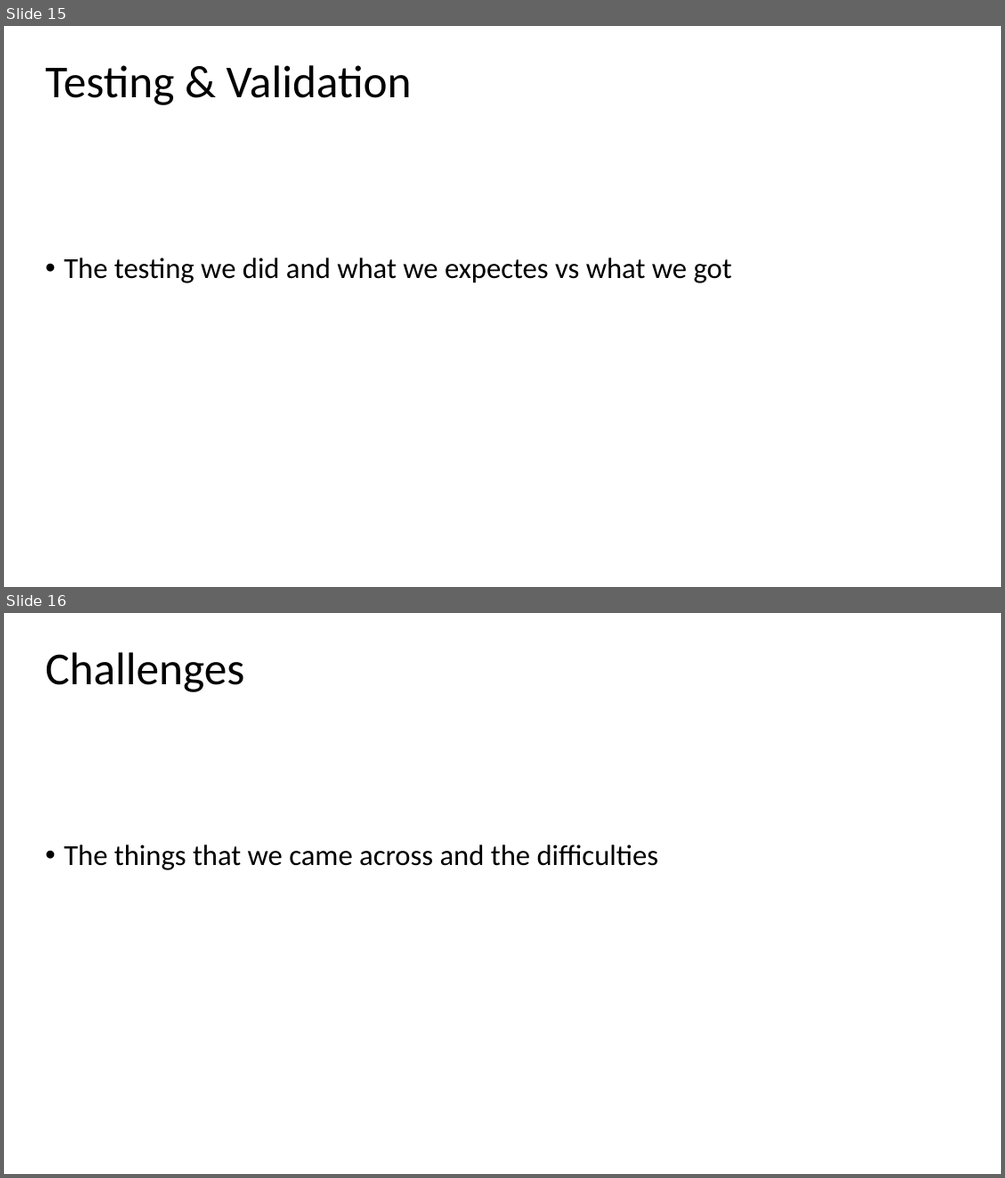
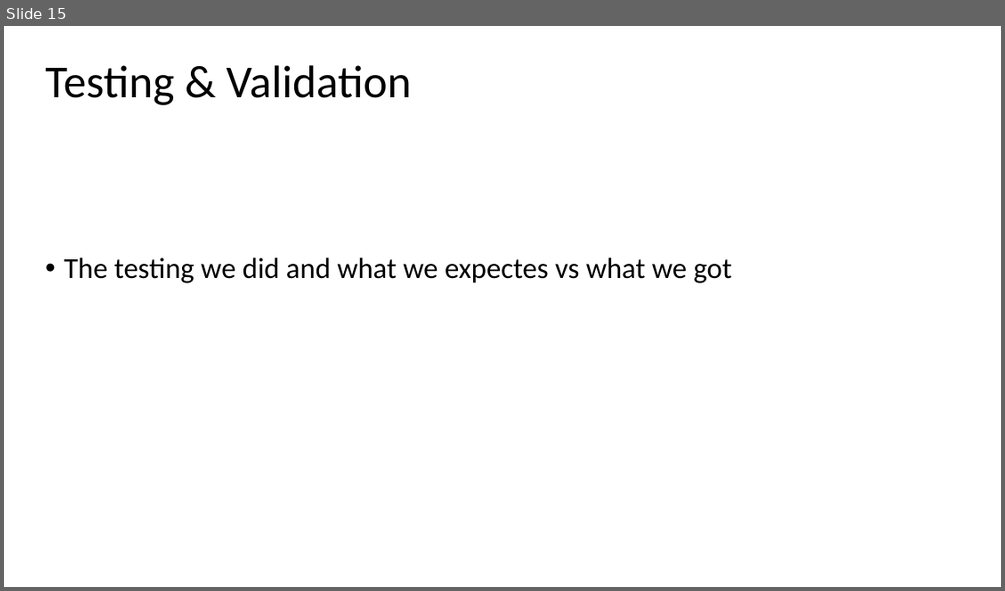
Before and after one commit to wallmenis/exercise, a slide deck: presentation/Presentation.pptx. Shown one above the other, each under a label of ours: slides 15 and 16 before the commit, slide 15 after it. The pictures are 1005x1178 and 1005x591 pixels, drawn with LibreOffice and Linux fonts; fonts in the diff are those of the drawing; background and template pictures are left out. Boxes give left, top, right and bottom in pixels: in the first picture for what was removed or moved away, otherwise in the second. Text is boxed around its words. In the diff, an @@ line names an element or a change of style, - is before the commit and + after.

```diff
--- a/presentation/Presentation.pptx
+++ b/presentation/Presentation.pptx
@@ slide 16 removed at [4,613,1001,1174], background picture (left out) @@
@@ title removed at [45,652,244,692] @@
-Challenges
@@ subtitle removed at [64,844,659,870] @@
-• The things that we came across and the difficulties
```
Also in this commit, not shown: 6 slides changed, 5 slides added, 4 other slides removed, 1 other file.
